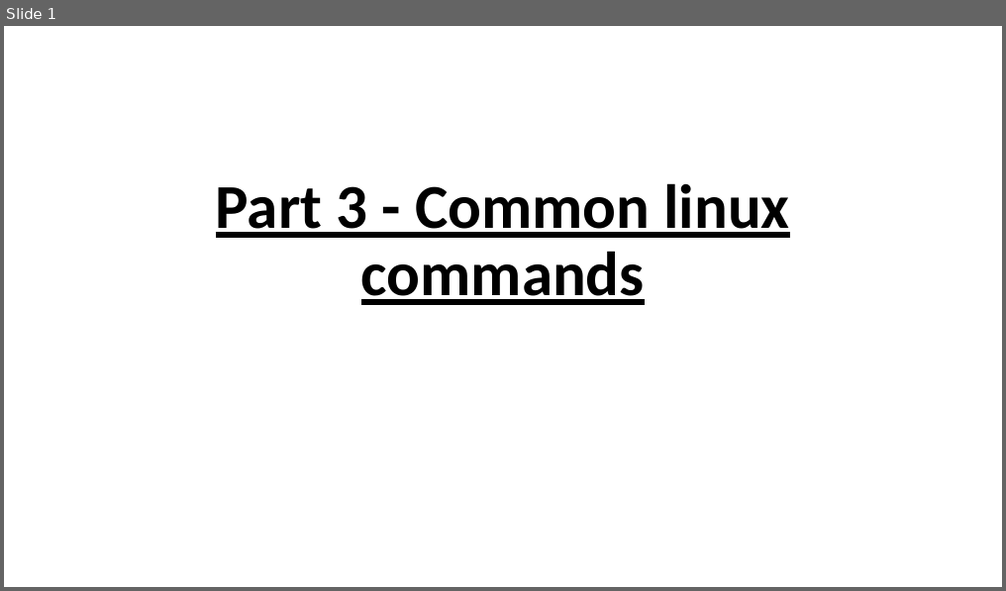
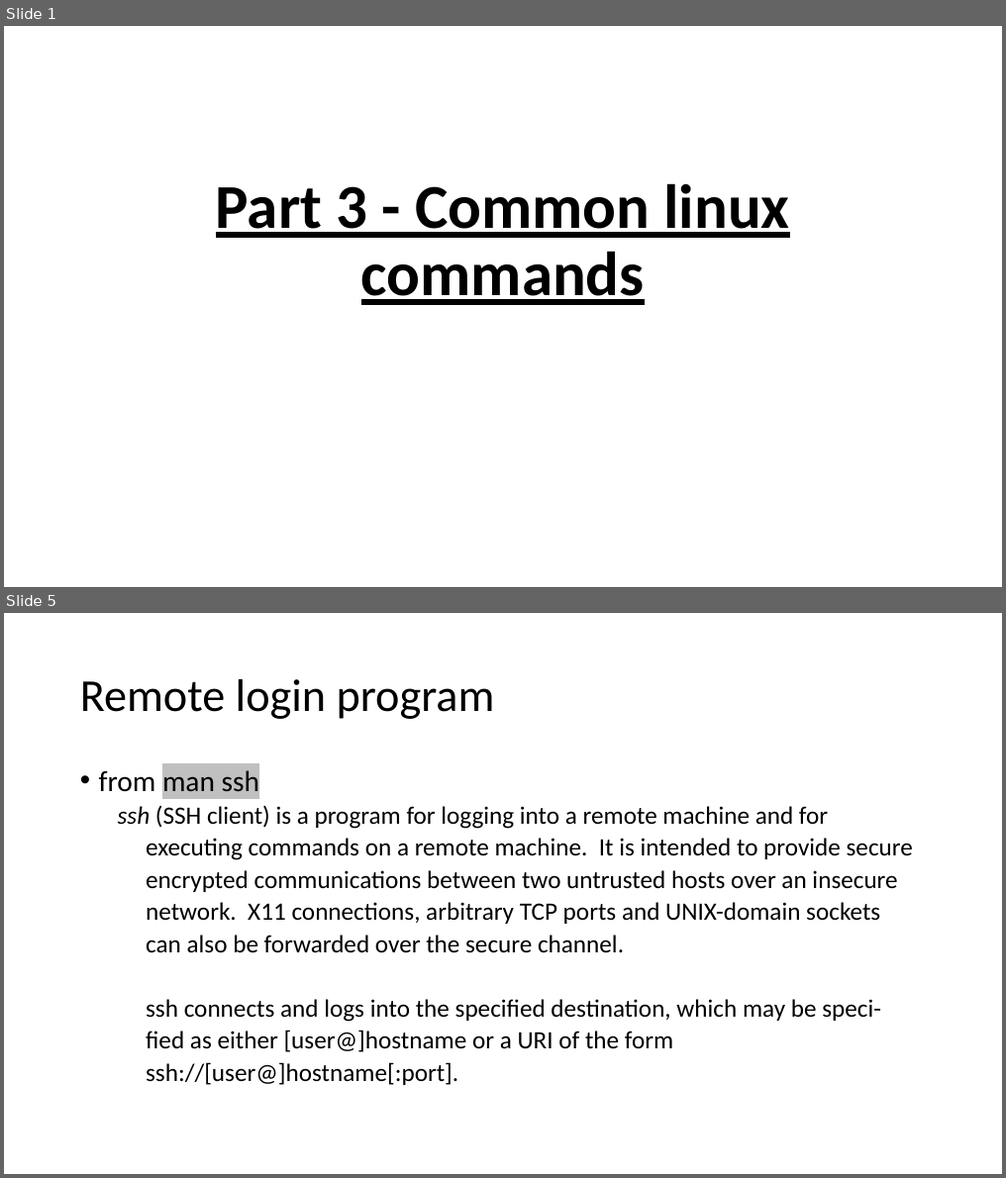
Before and after one commit to krabberod/bios3010-unix-linux, a slide deck: Lectures/3_commands.pptx. Shown one above the other, each under a label of ours: slide 1 before the commit, slides 1 and 5 after it; the slides between them are not shown. The pictures are 1006x591 and 1006x1178 pixels, drawn with LibreOffice and Linux fonts; fonts in the diff are those of the drawing. Boxes give left, top, right and bottom in pixels: in the first picture for what was removed or moved away, otherwise in the second. Text is boxed around its words. In the diff, an @@ line names an element or a change of style, - is before the commit and + after.

```diff
--- a/Lectures/3_commands.pptx
+++ b/Lectures/3_commands.pptx
@@ slide 5 added at (4,613,1002,1174), background #FFFFFF @@
@@ title added at (80,679,495,719), 44 pt, text #000000 @@
+Remote login program
@@ text added at (99,770,913,1085), 24 pt, text #000000 @@
+• from man ssh
+  ssh (SSH client) is a program for logging into a remote machine and for
+  executing commands on a remote machine. It is intended to provide secure
+  encrypted communications between two untrusted hosts over an insecure
+  network. X11 connections, arbitrary TCP ports and UNIX-domain sockets
+  can also be forwarded over the secure channel.
+  ssh connects and logs into the specified destination, which may be speci-
+  fied as either [user@]hostname or a URI of the form
+  ssh://[user@]hostname[:port].
```
Also in this commit, not shown: 2 slides changed, 2 other slides added, 11 other files.
